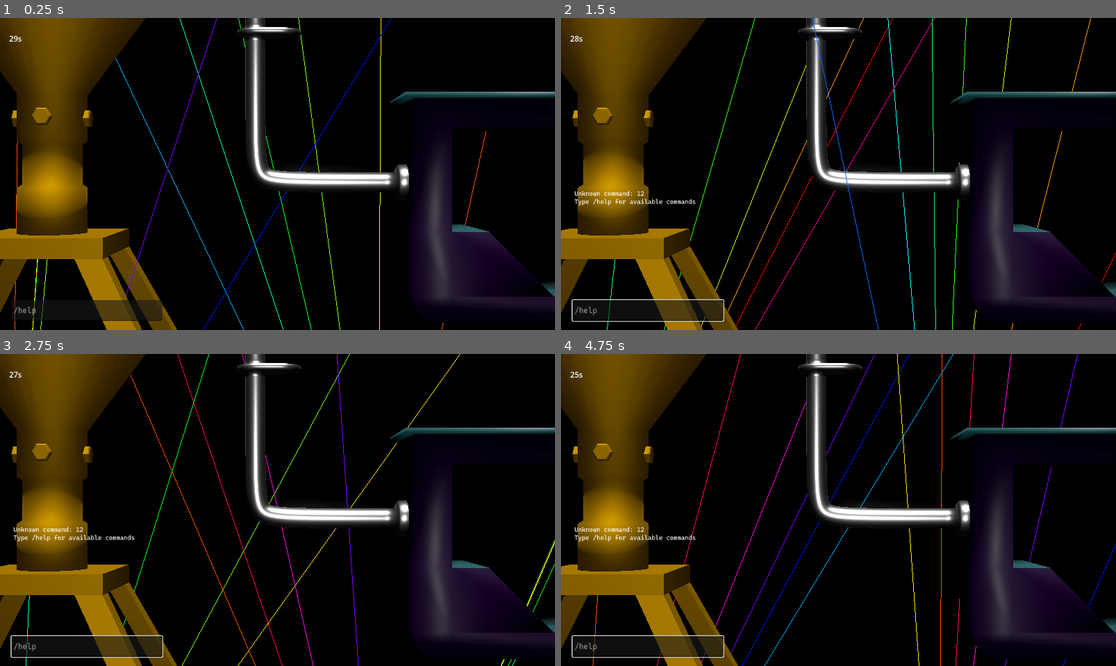
Above: before the commit, frames 1-4 (two rows, left to right).
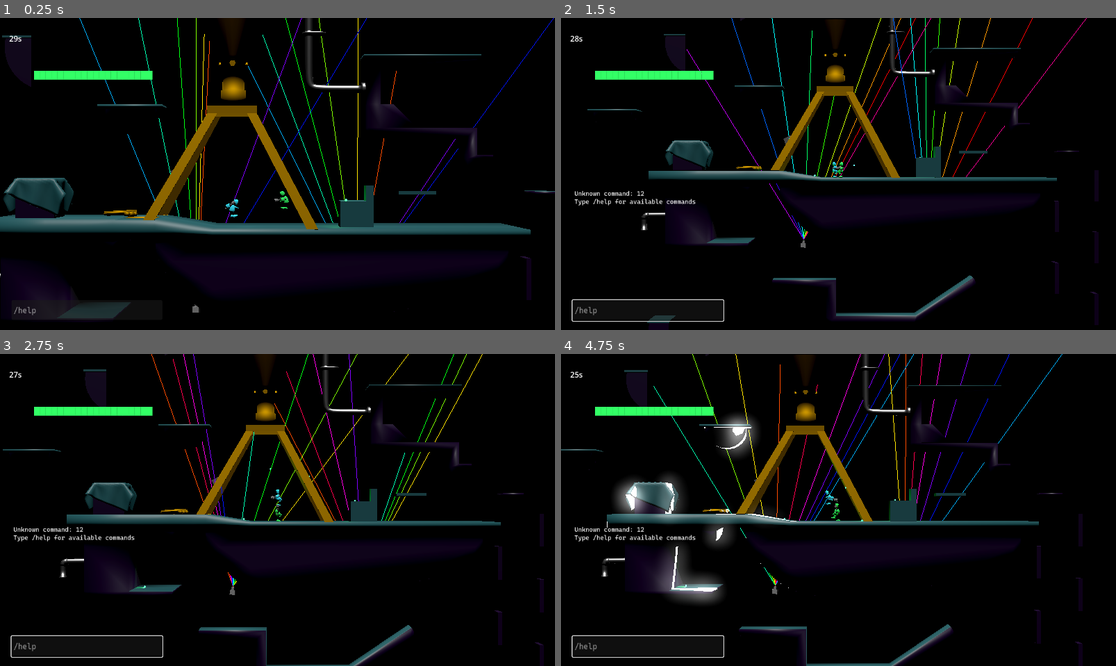
Above: after the commit, the same moments.

Repository: theowiik/project-epic-footsies-2
Game: Godot game, scene res://scenes/main.tscn
Two runs of this game, one before a commit and one after it. Both use one fixed random seed, a clock stepped at 60 frames per second and the inputs below. The engine's default icon, where the game draws it, is replaced by a stand-in: a white triangle on a blue panel in a dark square.
Inputs (mouse positions are in pixels of both pictures, inside the frame that each line leads up to):
- Up to frame 1 (0.25 s): no input
- Up to frame 2 (1.5 s): click (649, 311) at 0.52 s; type "12" at 0.6 s; tap Enter at 1.25 s; move the mouse to (960, 158) at 1.27 s; hold D from 1.28 s (still down); hold Mouse wheel up (dev_zoom_in) from 1.28 s (still down); click (960, 158) at 1.42 s
- Up to frame 3 (2.75 s): tap Space at 1.52, 2.27 s; move the mouse to (166, 525) at 2.02 s; release D at 2.03 s; release Mouse wheel up (dev_zoom_in) at 2.03 s; hold S from 2.03 s (still down); tap Mouse wheel down (dev_zoom_out) at 2.1 s
- Up to frame 4 (4.75 s): move the mouse to (894, 441) at 2.77 s; release S at 2.78 s; hold D 2.78-3.53 s; tap J at 2.85 s; move the mouse to (810, 572) at 3.52 s; hold W 3.53-4.28 s; tap Mouse wheel up (dev_zoom_in) at 3.6 s; click (810, 572) at 3.67 s; tap Space at 3.77, 4.52 s; move the mouse to (1005, 556) at 4.27 s; hold A from 4.28 s (still down); hold Mouse wheel down (dev_zoom_out) from 4.28 s (still down)

The runs differ from the first frame. In frame 1, 37% of the frame differs, in the area x 0-100%, y 0-100%; in frame 2, 35%; in frame 3, 34%; in frame 4, 36%.
Error before the commit: Parse Error: Export type can only be built-in, a resource, a node, or an enum. (res://scripts/player.gd:4)

Commit message:
Add team object

Diff:
--- a/game/scenes/main.tscn
+++ b/game/scenes/main.tscn
@@ -1,10 +1,9 @@
-[gd_scene load_steps=10 format=3 uid="uid://ovaec6nc7m42"]
+[gd_scene load_steps=11 format=3 uid="uid://ovaec6nc7m42"]
 
 [ext_resource type="PackedScene" uid="uid://wilclsh64myp" path="res://objects/player/player.tscn" id="1_o5qli"]
 [ext_resource type="Script" uid="uid://cbldusqpmy3gb" path="res://scripts/main.gd" id="1_tefeu"]
 [ext_resource type="Script" uid="uid://d0f1w2mq5h6r7" path="res://scripts/follow_camera.gd" id="2_0wfyh"]
 [ext_resource type="PackedScene" uid="uid://bk4k7em2j8d1p" path="res://scenes/round_manager.tscn" id="2_o6xl0"]
-[ext_resource type="PackedScene" uid="uid://cgotkkw2fltyg" path="res://objects/platform.tscn" id="3_tipki"]
 [ext_resource type="PackedScene" uid="uid://dacw2gn4smkwj" path="res://scenes/hud.tscn" id="5_tbgi4"]
 [ext_resource type="PackedScene" uid="uid://bioo4dk8jqu1w" path="res://objects/lasers/laser_machine.tscn" id="8_tipki"]
 [ext_resource type="PackedScene" uid="uid://ymkakny8f3x5" path="res://objects/lasers/strobe_machine.tscn" id="9_85g3d"]
@@ -49,7 +48,6 @@
 
 [node name="Player2" parent="." instance=ExtResource("1_o5qli")]
 transform = Transform3D(1, 0, 0, 0, 1, 0, 0, 0, 1, 6.7508955, 1.7889354, 0)
-team_color = Color(0.97749525, 0.2690932, 0.83872867, 1)
 device_id = 1
 use_bot_input = true
 
--- a/game/scripts/bullet.gd
+++ b/game/scripts/bullet.gd
@@ -1,16 +1,16 @@
 extends Area3D
 
+const BULB_SCENE: PackedScene = preload("res://objects/bulb.tscn")
+
+var team: Team = Team.white()
 var velocity: Vector3 = Vector3.ZERO
 var speed: float = 10.0
 var lifetime: float = 3.0
-var gravity: float = 3
-var team: Team = Team.white()
-
+var _gravity: float = 3
 var _material: StandardMaterial3D
 
 @onready var mesh_instance: MeshInstance3D = $MeshInstance3D
 @onready var light: OmniLight3D = $OmniLight3D
-var bulb_scene: PackedScene = load("res://objects/bulb.tscn")
 
 
 func _ready():
@@ -27,7 +27,7 @@
 
 func _physics_process(delta):
 	position += velocity * speed * delta
-	velocity.y -= gravity * delta
+	velocity.y -= _gravity * delta
 
 
 func set_direction(direction: Vector3):
@@ -44,7 +44,7 @@
 
 
 func _on_body_entered(_body: Node3D) -> void:
-	var bulb = bulb_scene.instantiate()
+	var bulb = BULB_SCENE.instantiate()
 	bulb.set_team(team)
 	bulb.global_position = global_position
 	get_tree().current_scene.add_child(bulb)
--- a/game/scripts/player.gd
+++ b/game/scripts/player.gd
@@ -1,12 +1,14 @@
 class_name Player
 extends CharacterBody3D
-
-@export var team: Team = Team.orange()
 
 # Controller
 @export var device_id: int = 0
 @export var use_bot_input: bool = false
 
+var team_presets: Array[Callable] = [
+	Team.red, Team.blue, Team.green, Team.orange, Team.purple, Team.cyan, Team.yellow, Team.pink
+]
+var team: Team
 var input: InputInterface
 
 # Movement
@@ -30,6 +32,8 @@
 
 
 func _ready():
+	team = team_presets.pick_random().call()
+
 	if use_bot_input:
 		input = NaiveBotInput.new(self)
 	else:
--- a/game/scripts/shooting/base_shooter.gd
+++ b/game/scripts/shooting/base_shooter.gd
@@ -26,11 +26,7 @@
 
 
 func spawn_bullet(
-	from_position: Vector3,
-	direction: Vector3,
-	team: Team,
-	parent: Node,
-	context: ShootingContext
+	from_position: Vector3, direction: Vector3, team: Team, parent: Node, context: ShootingContext
 ) -> void:
 	var bullet = context.bullet_scene.instantiate()
 	bullet.position = from_position
